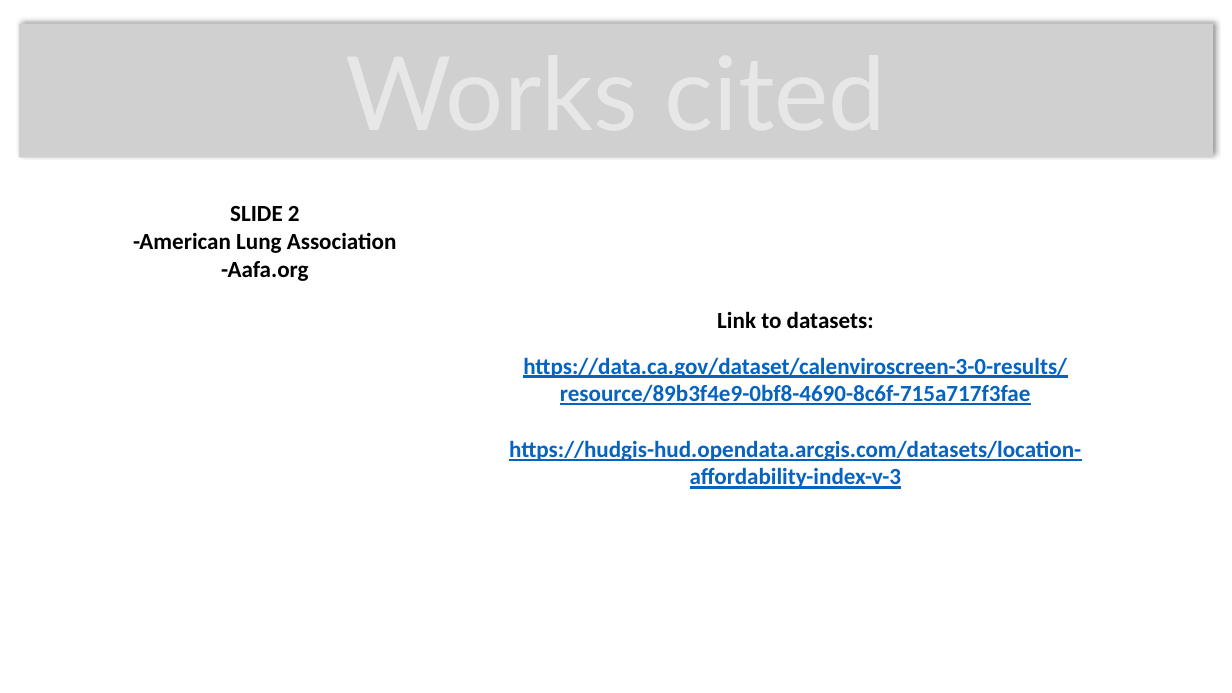
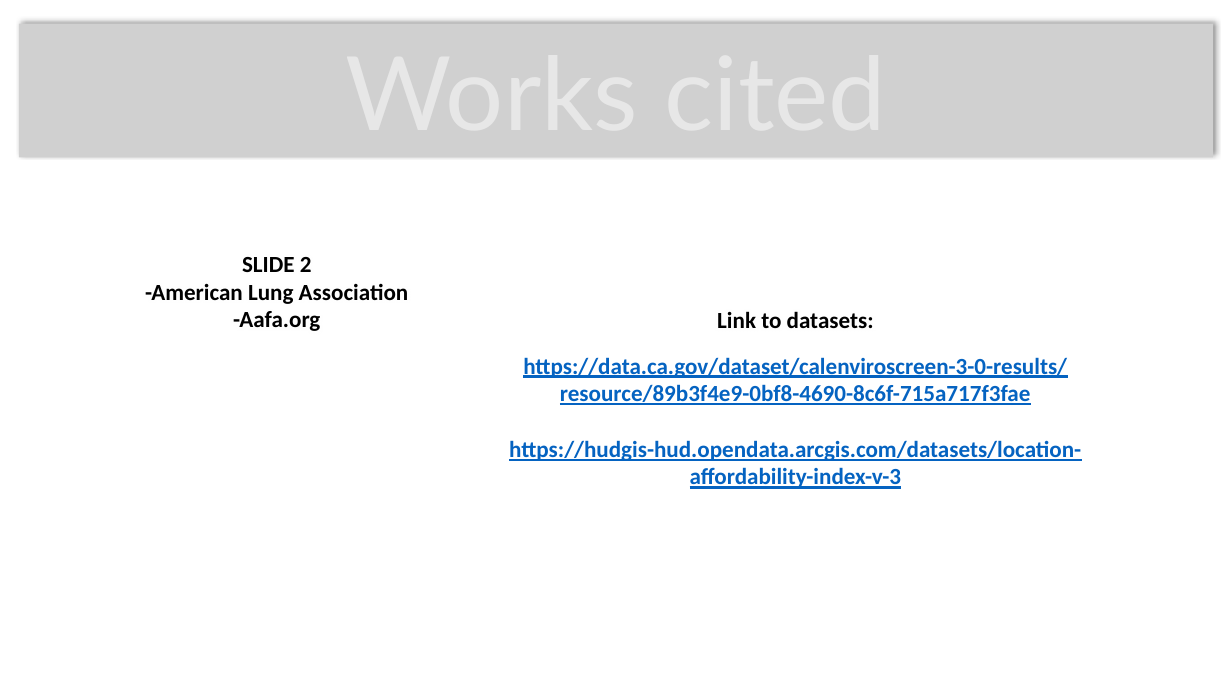
Before and after one commit to cljungkull/Project-2---CaliPolluts, a slide deck: slide 10 of presentation.pptx. Drawn at 1232x693 pixels with LibreOffice and Linux fonts; fonts in the diff are those of the drawing; grey boxes stand for pictures; background and template pictures are left out. Boxes give left, top, right and bottom in pixels: in the first picture for what was removed or moved away, otherwise in the second. Text is boxed around its words. In the diff, an @@ line names an element or a change of style, - is before the commit and + after.

```diff
--- a/presentation.pptx
+++ b/presentation.pptx
@@ text "SLIDE 2": place and size @@
-text "SLIDE 2" at box(133, 206, 397, 281)
+text "SLIDE 2" at box(145, 257, 409, 331)
```
Also in this commit, not shown: 3 other slides changed, 1 slide added, 2 slides removed.
